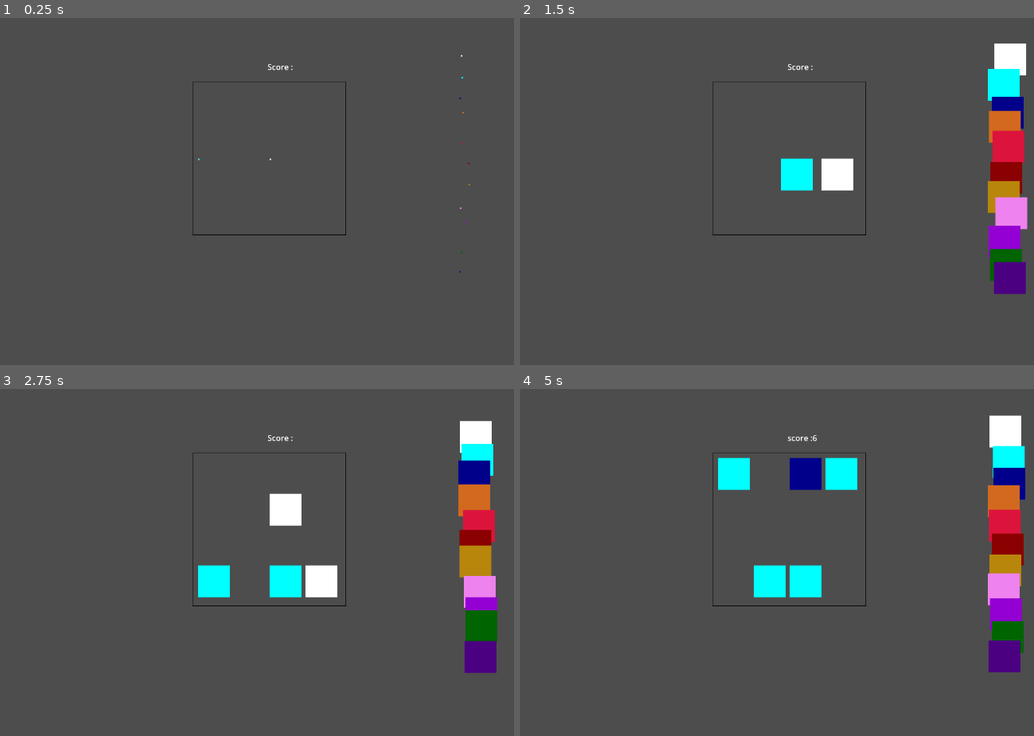
Above: before the commit, frames 1-4 (two rows, left to right).
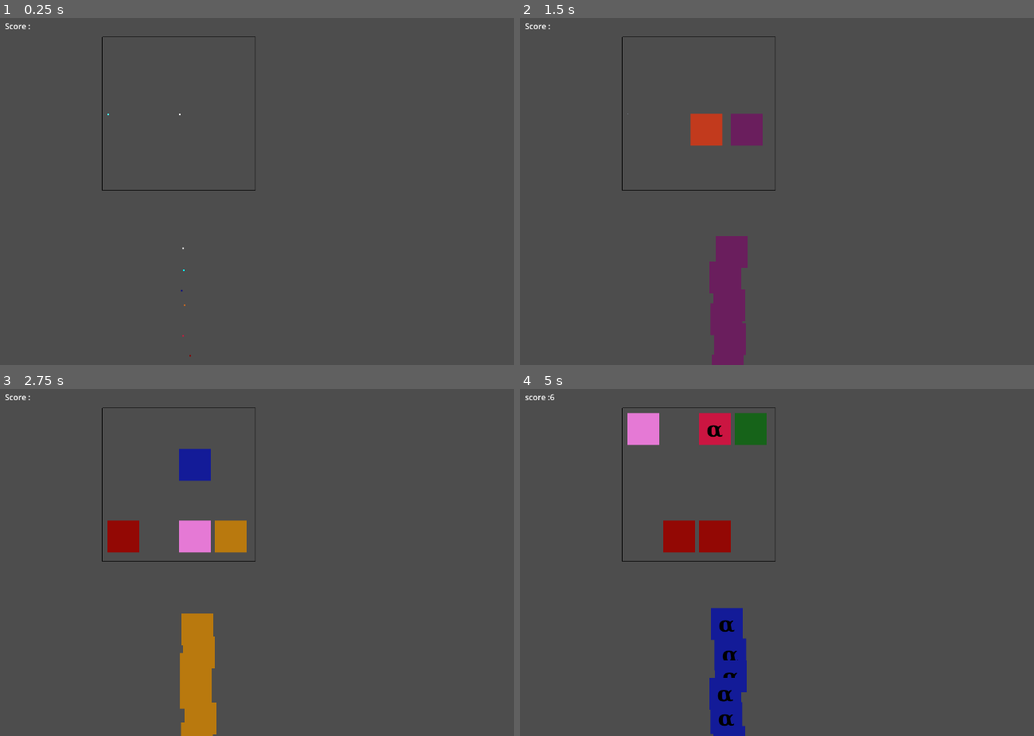
Above: after the commit, the same moments.

Repository: astrale-sharp/2048colored
Game: Godot game, scene res://scn/Main.tscn
The game is run twice, just before and just after one commit, with the same random seed, the same clock (stepped at 60 frames per second) and the same inputs.
Inputs (mouse positions are in pixels of both pictures, inside the frame that each line leads up to):
- Up to frame 1 (0.25 s): no input
- Up to frame 2 (1.5 s): tap Enter at 0.5 s; move the mouse to (972, 167) at 0.52 s; hold Right 0.53-1.28 s; tap L at 0.6, 1.35 s; click (972, 167) at 0.67 s; move the mouse to (705, 205) at 1.27 s; hold Down from 1.28 s (still down)
- Up to frame 3 (2.75 s): move the mouse to (375, 479) at 2.02 s; release Down at 2.03 s; hold Right from 2.03 s (still down); tap R at 2.1 s; tap L at 2.3 s
- Up to frame 4 (5 s): move the mouse to (797, 628) at 2.77 s; release Right at 2.78 s; hold Up 2.78-3.53 s; tap L at 2.85, 3.6, 4.55 s; click (797, 628) at 2.92 s; move the mouse to (1023, 611) at 3.52 s; hold Left from 3.53 s (still down); move the mouse to (638, 503) at 4.27 s; tap R at 4.35 s

The runs differ from the first frame. In frame 1, 0.5% of the frame differs, in the area x 1-92%, y 1-98%; in frame 2, 9.9%; in frame 3, 12%; in frame 4, 13%, in the area x 0-99%, y 1-100%.

Commit message:
nits, comments, fmt, debug

Diff:
--- a/Constants.gd
+++ b/Constants.gd
@@ -23,14 +23,6 @@
 	return CHARS[rest % CHARS.size() - 1]
 
 func get_char(i):
-	var rest = __wrap_level(i)
+	var rest = floori((i + 1) / COLORS.size())
 	if rest > 0: return get_wrapping_char(rest)
 	else: return ""
-
-func __wrap_level(level):
-	var i = 0
-	var val = level
-	while val >= 0:
-		i += 1
-		val = level - (COLORS.size() ) * i
-	return i - 1
--- a/scn/Main.gd
+++ b/scn/Main.gd
@@ -9,6 +9,7 @@
 
 func _ready():
 	$Timer.timeout.connect(_on_check_can_play)
+
 	board_anim.board_size = board.board_size
 
 	board.block_moved.connect(   board_anim._on_block_moved   )
--- a/scn/Main.tscn
+++ b/scn/Main.tscn
@@ -6,6 +6,7 @@
 [ext_resource type="PackedScene" uid="uid://dayps41lgy2pm" path="res://scn/input.tscn" id="4_4d1rl"]
 [ext_resource type="Script" path="res://scn/Score.gd" id="5_1cs4r"]
 [ext_resource type="Script" path="res://scn/Wheel.gd" id="6_bow42"]
+[ext_resource type="Texture2D" uid="uid://c1vilm1etx345" path="res://assets/arrow.png" id="7_h27yp"]
 
 [node name="Main" type="Node"]
 script = ExtResource("1_6dje7")
@@ -16,10 +17,10 @@
 anchors_preset = 0
 anchor_right = 0.0
 anchor_bottom = 0.0
-offset_left = 404.0
-offset_top = 151.0
-offset_right = 404.0
-offset_bottom = 151.0
+offset_left = 222.0
+offset_top = 61.0
+offset_right = 222.0
+offset_bottom = 61.0
 grow_horizontal = 1
 grow_vertical = 1
 board_size = 4
@@ -30,23 +31,67 @@
 [node name="Input" parent="." instance=ExtResource("4_4d1rl")]
 
 [node name="Score" type="Label" parent="."]
-offset_left = 554.0
-offset_top = 109.0
-offset_right = 610.0
-offset_bottom = 135.0
+offset_left = 26.0
+offset_top = 27.0
+offset_right = 82.0
+offset_bottom = 53.0
 text = "Score : "
 script = ExtResource("5_1cs4r")
 
 [node name="Wheel" type="Control" parent="."]
 layout_mode = 3
 anchors_preset = 0
-offset_left = 907.0
-offset_top = 33.0
-offset_right = 907.0
-offset_bottom = 33.0
+offset_left = 347.0
+offset_top = 420.0
+offset_right = 347.0
+offset_bottom = 420.0
 script = ExtResource("6_bow42")
 heigth_per_block = 44
 
 [node name="Timer" type="Timer" parent="."]
 wait_time = 0.6
 one_shot = true
+
+[node name="UpButton" type="TextureButton" parent="."]
+visible = false
+offset_left = 293.0
+offset_top = 22.0
+offset_right = 441.0
+offset_bottom = 93.0
+texture_normal = ExtResource("7_h27yp")
+ignore_texture_size = true
+stretch_mode = 4
+
+[node name="RightButton" type="TextureButton" parent="."]
+visible = false
+offset_left = 698.0
+offset_top = 301.0
+offset_right = 846.0
+offset_bottom = 372.0
+rotation = 1.5708
+texture_normal = ExtResource("7_h27yp")
+ignore_texture_size = true
+stretch_mode = 4
+
+[node name="LeftButton" type="TextureButton" parent="."]
+visible = false
+offset_left = 85.0
+offset_top = 301.0
+offset_right = 233.0
+offset_bottom = 372.0
+rotation = 1.5708
+texture_normal = ExtResource("7_h27yp")
+ignore_texture_size = true
+stretch_mode = 4
+flip_v = true
+
+[node name="DownButton" type="TextureButton" parent="."]
+visible = false
+offset_left = 293.0
+offset_top = 607.0
+offset_right = 441.0
+offset_bottom = 678.0
+texture_normal = ExtResource("7_h27yp")
+ignore_texture_size = true
+stretch_mode = 4
+flip_v = true
--- a/scn/Wheel.gd
+++ b/scn/Wheel.gd
@@ -26,9 +26,9 @@
 var t = 0
 var index := 0:
 	set(val):
-		(get_child(index) as Block).selected = false
+		( get_child(index) as Block ).selected = false
 		index = val
-		(get_child(index) as Block).selected = true
+		( get_child(index) as Block ).selected = true
 
 var base
 func _physics_process(delta: float) -> void:
--- a/scn/block.gd
+++ b/scn/block.gd
@@ -11,11 +11,19 @@
 		else:
 			#TODO deactivate shader
 			pass
+
 func _ready():
 	scale = Vector2.ZERO
 	visible = true
 	if owner == null:
 		appear()
+		set_process_input(true)
+
+func _input(event):
+	if owner != null: return
+	if event is InputEventKey:
+		if event.keycode == KEY_L:
+			level_up()
 
 func appear():
 	create_tween() \
--- a/scn/board.gd
+++ b/scn/board.gd
@@ -74,6 +74,7 @@
 
 
 func _on_move(direction : Vector2i):
+	# position of the cell we're trying to move
 	var pos : Vector2i
 	# continue aling this line
 	var line_step
@@ -86,7 +87,6 @@
 				and p.x >= 0 \
 				and p.y >= 0
 
-
 	# continue to next column, reset line
 	var col_step
 	#the columns are over
@@ -99,7 +99,6 @@
 	var posy_eq_0 = func(position : Vector2i): return position.y == 0
 
 
-
 	match direction:
 		# if right, for each y, logic on x starting at max coord
 		Vector2i.LEFT:
@@ -111,7 +110,6 @@
 			line_end_condition = posx_eq_max
 			col_condition = posy_eq_max
 
-
 		Vector2i.RIGHT:
 			pos = Vector2i(board_size - 1, 0)
 
@@ -141,29 +139,25 @@
 
 		_:
 			printerr("invalid direction ignored: ", direction)
-
+			return
 	# we increment line until condition
 	# then column and reset line until column condition
-	#
 	while not (col_condition.call(pos) and line_end_condition.call(pos)):
 		while not line_end_condition.call(pos):
 			pos += line_step
 			if _board_get(pos) == null:
 				continue
-
+			# check positions to move the cell to
 			var cursor = pos - line_step
 
 			while in_bounds.call(cursor):
-
 				var is_last = not in_bounds.call(cursor - line_step)
 				if  is_last and _board_get(cursor) == null:
 					board[cursor.x][cursor.y] = _board_get(pos)
 					board[pos.x][pos.y] = null
 					block_moved.emit(pos, cursor)
 
-
 				elif _board_get(cursor) == null:
-#					print("pass: ", cursor)
 					pass
 
 				elif _board_get(cursor) != _board_get(pos):
@@ -173,7 +167,7 @@
 						board[before.x][before.y] = _board_get(pos)
 						board[pos.x][pos.y] = null
 						block_moved.emit(pos, before)
-						if recursive:
+						if recursive: # go to line start
 							while in_bounds.call(pos - line_step):
 								pos -= line_step
 					break
@@ -184,7 +178,7 @@
 					block_fused.emit(pos, cursor, board[cursor.x][cursor.y] + 1)
 					board[pos.x][pos.y] = null
 					board[cursor.x][cursor.y] += 1
-					if recursive:
+					if recursive: # go to line start
 							while in_bounds.call(pos - line_step):
 								pos -= line_step
 					break
--- a/scn/board_anim.tscn
+++ b/scn/board_anim.tscn
@@ -7,9 +7,9 @@
 anchors_preset = 15
 anchor_right = 1.0
 anchor_bottom = 1.0
-offset_left = 425.0
+offset_left = 190.0
 offset_top = 159.0
-offset_right = -727.0
+offset_right = -530.0
 offset_bottom = -489.0
 grow_horizontal = 2
 grow_vertical = 2
Not shown: 1 places in scn/Main.tscn that only renumber resources
